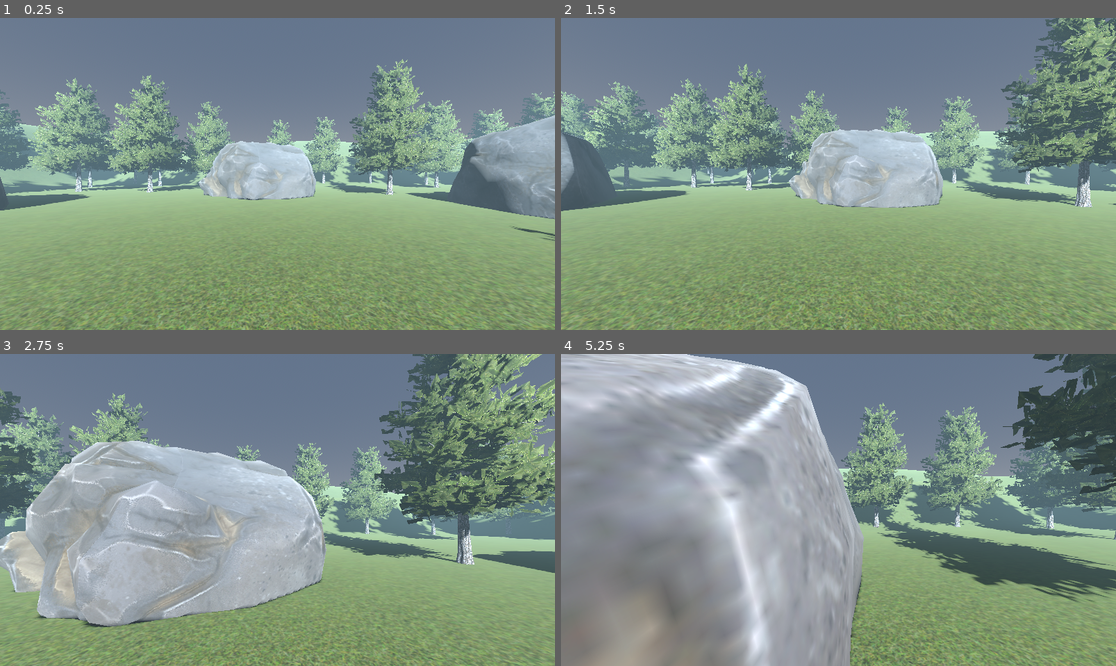
Above: before the commit, frames 1-4 (two rows, left to right).
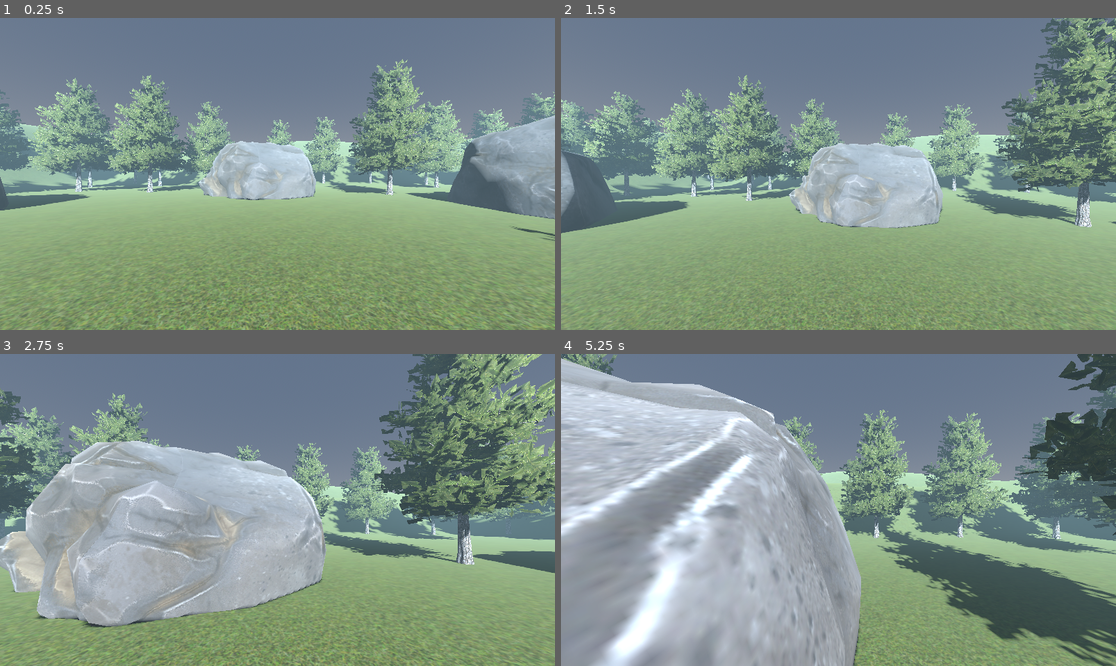
Above: after the commit, the same moments.

Repository: Abdulkader-Safi/walking_simulator_godot
Game: Godot game, scene res://Main.tscn
Two runs of this game, one before a commit and one after it. Both use one fixed random seed, a clock stepped at 60 frames per second and the inputs below.
Inputs (mouse positions are in pixels of both pictures, inside the frame that each line leads up to):
- Up to frame 1 (0.25 s): no input
- Up to frame 2 (1.5 s): tap Enter at 0.5 s; move the mouse to (866, 174) at 0.52 s; hold Space (jump) 0.53-1.28 s; hold W (move_forward) from 0.53 s (still down); move the mouse to (810, 174) at 1.27 s; tap Space (jump) at 1.35 s
- Up to frame 3 (2.75 s): keep holding W (move_forward); tap Space (jump) at 1.52, 1.82 s; move the mouse to (288, 503) at 2.02 s; hold Space (jump) from 2.03 s (still down)
- Up to frame 4 (5.25 s): keep holding W (move_forward); move the mouse to (832, 516) at 2.77 s; release Space (jump) at 2.78 s; tap Space (jump) at 2.85, 3.02, 3.32, 4.35, 4.52, 4.82 s; move the mouse to (877, 513) at 3.52 s; hold Space (jump) 3.53-4.28 s; move the mouse to (794, 506) at 4.27 s; move the mouse to (844, 510) at 5.02 s; hold Space (jump) from 5.03 s (still down)

The runs differ from the first frame. In frame 1, 0.4% of the frame differs, in the area x 0-100%, y 14-64%; in frame 2, 29%; in frame 3, 1.1%; in frame 4, 54%, in the area x 0-100%, y 0-100%.

Commit message:
add gravity and jump mechanics to player movement

Diff:
--- a/Scripts/player.gd
+++ b/Scripts/player.gd
@@ -21,12 +21,22 @@
 func _ready() -> void:
 	Input.set_mouse_mode(Input.MOUSE_MODE_CAPTURED)
 
-func _physics_process(_delta: float) -> void:
+func _physics_process(delta: float) -> void:
+	# Apply Gravity
+	if not is_on_floor():
+		velocity.y -= gravity * delta
+
+	# Jump
+	if Input.is_action_pressed('jump') and is_on_floor():
+		velocity.y = jump_force
+
+
 	# Movement
 	var move_input = Input.get_vector("move_left", "move_right", "move_forward", "move_back")
 	# velocity = Vector3(move_input.x, 0, move_input.y).normalized() * max_speed
 	var move_dir = (transform.basis * Vector3(move_input.x, 0, move_input.y)).normalized()
-	velocity = move_dir * max_speed
+	velocity.x = move_dir.x * max_speed
+	velocity.z = move_dir.z * max_speed
 
 	move_and_slide()
 
